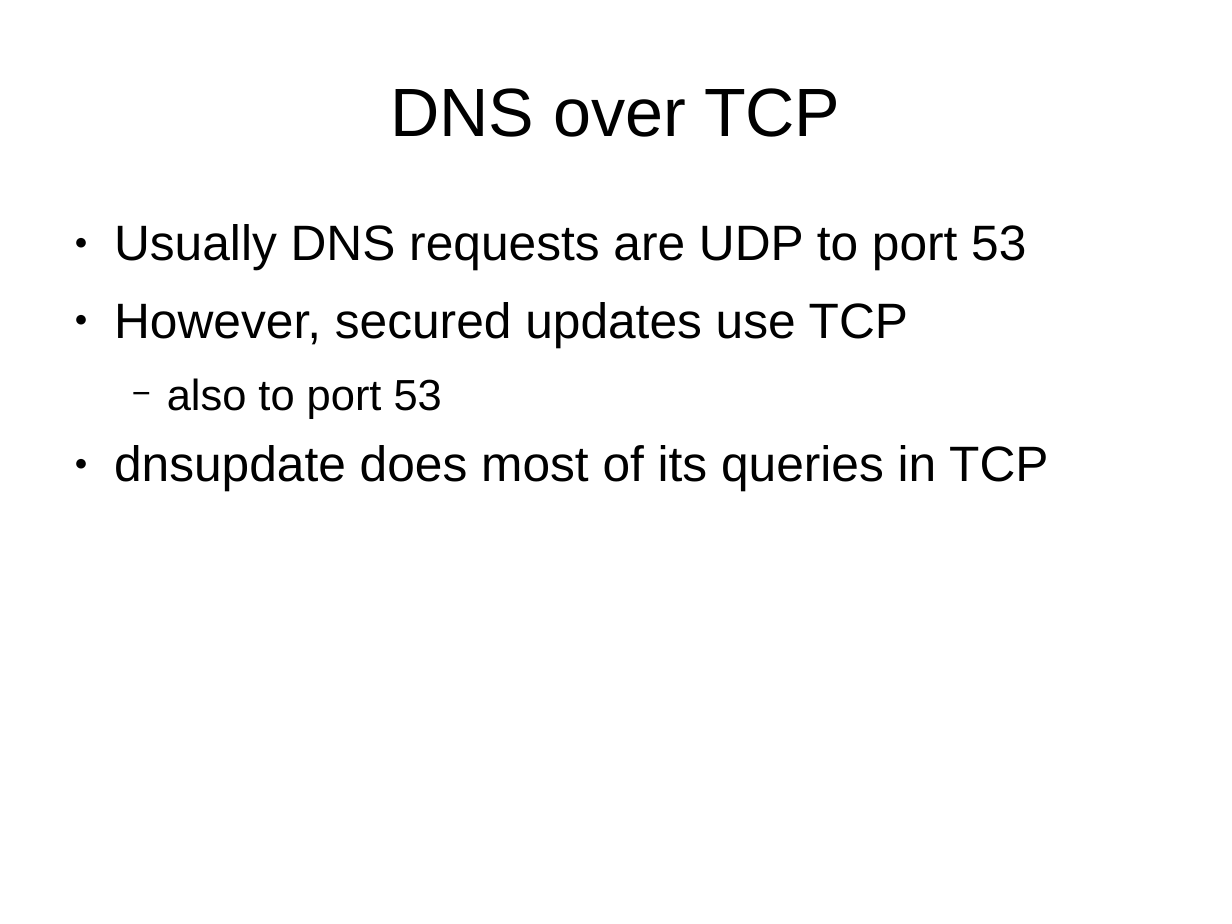
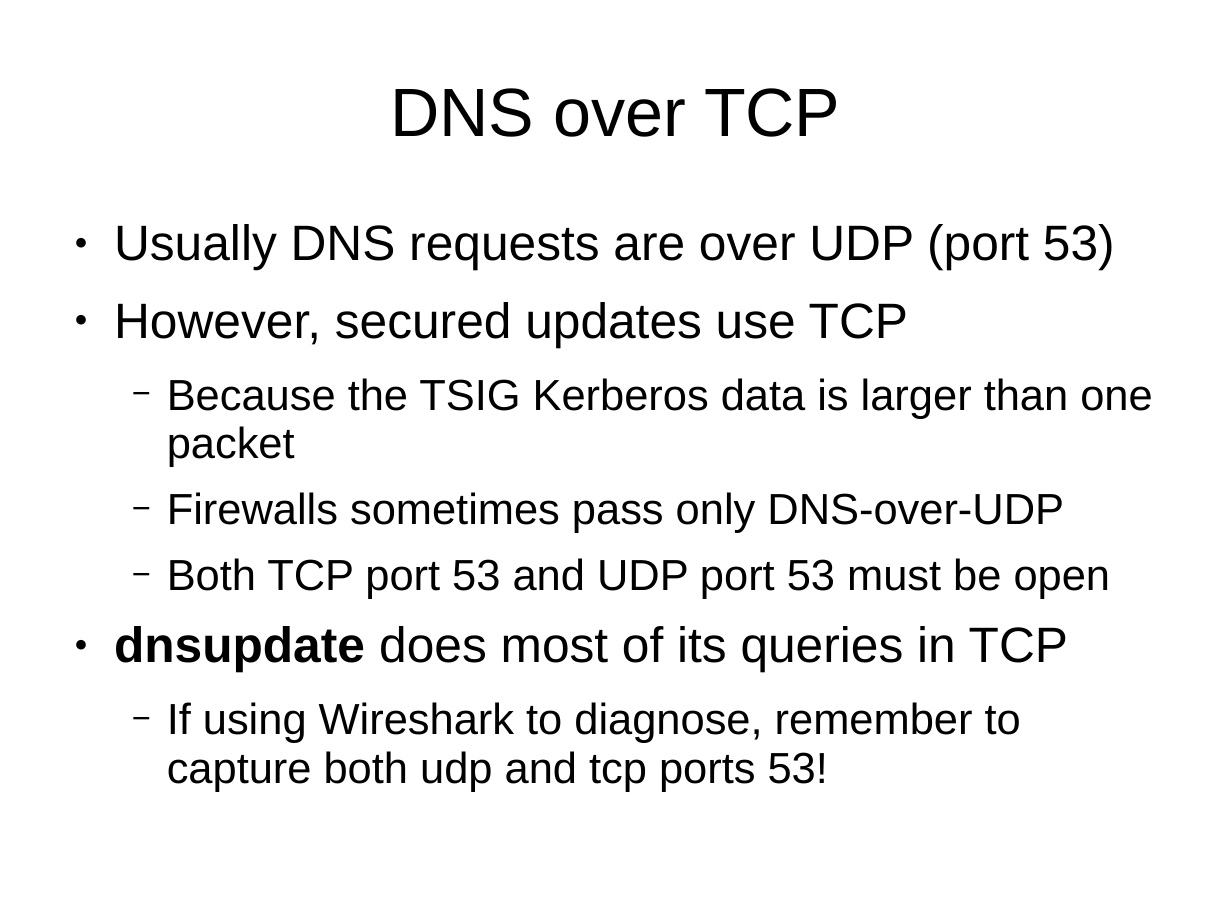
Before and after one commit to OneIdentity/dnsupdate, a slide deck: slide 18 of training.ppt (slide 16 before the commit). Drawn at 1232x924 pixels with LibreOffice and Linux fonts; fonts in the diff are those of the drawing. Boxes give left, top, right and bottom in pixels: in the first picture for what was removed or moved away, otherwise in the second. Text is boxed around its words. In the diff, an @@ line names an element or a change of style, - is before the commit and + after.

```diff
--- a/training.ppt
+++ b/training.ppt
@@ text at [114, 224, 1115, 269]: text changed @@
-● Usually DNS requests are UDP to port 53
+● Usually DNS requests are over UDP (port 53)
@@ text at [167, 378, 1153, 599]: text changed @@
-  − also to port 53
+  − Because the TSIG Kerberos data is larger than one packet
+  − Firewalls sometimes pass only DNS-over-UDP
+  − Both TCP port 53 and UDP port 53 must be open
@@ text at [114, 626, 1068, 672]: bold on in "dnsupdate" @@
@@ text at [167, 702, 1021, 792]: paragraph added @@
+  − If using Wireshark to diagnose, remember to capture both udp and tcp ports 53!
```
Also in this commit, not shown: 19 other slides changed, 6 slides added.
